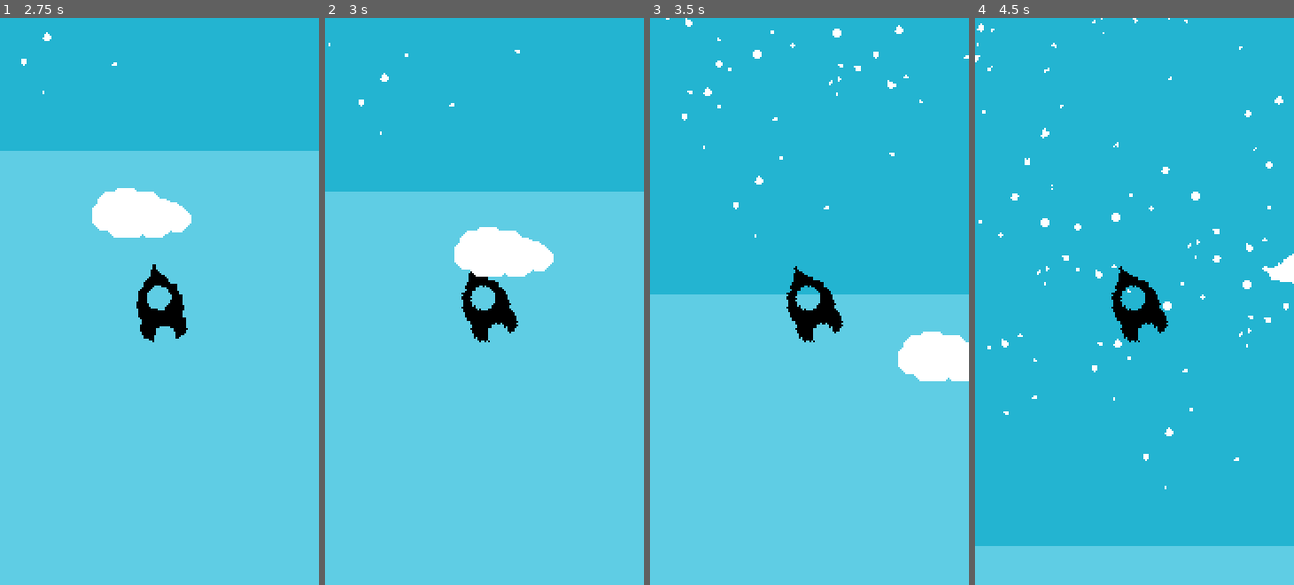
Above: before the commit, frames 1-4 (left to right).
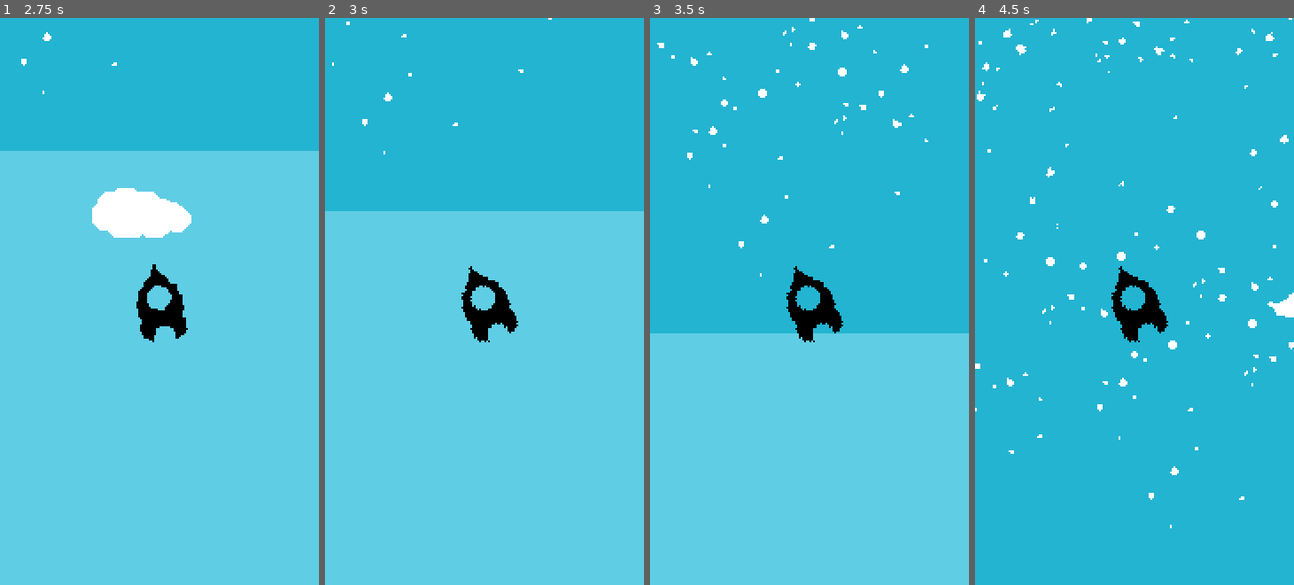
Above: after the commit, the same moments.

Repository: Alowna/AtmosQuest
Game: Godot game, scene res://scenes/game.tscn
Two runs of this game, one before a commit and one after it. Both use one fixed random seed, a clock stepped at 60 frames per second and the inputs below.
Inputs (mouse positions are in pixels of both pictures, inside the frame that each line leads up to):
- Up to frame 1 (2.75 s): drag from (159, 301) to (191, 176) at 0.52 s; tap Enter at 1.25 s; drag from (95, 329) to (143, 414) at 1.27 s; move the mouse to (191, 176) at 2.02 s; click (191, 176) at 2.17 s
- Up to frame 2 (3 s): drag from (468, 414) to (388, 216) at 2.77 s
- Up to frame 3 (3.5 s): no input
- Up to frame 4 (4.5 s): move the mouse to (1230, 386) at 3.52 s; click (1230, 386) at 3.67 s; drag from (1038, 216) to (1086, 159) at 4.27 s

Frame 1 is identical in both runs. In frame 2, 5.7% of the frame differs, in the area x 0-100%, y 0-46%; in frame 3, 8.7%; in frame 4, 9.6%, in the area x 0-100%, y 0-100%.

Commit message:
feat: destroy obstacle on collision, for testing

Diff:
--- a/scripts/obstacle/obstacle.gd
+++ b/scripts/obstacle/obstacle.gd
@@ -45,6 +45,9 @@
 		if distance > delete_distance:
 			queue_free()
 
+	if get_slide_collision_count() > 0:
+		queue_free()
+
 func move_obstacle(direction: Vector2):
 	# Calculate the movement velocity based on the given direction.
 	velocity = direction * speed
